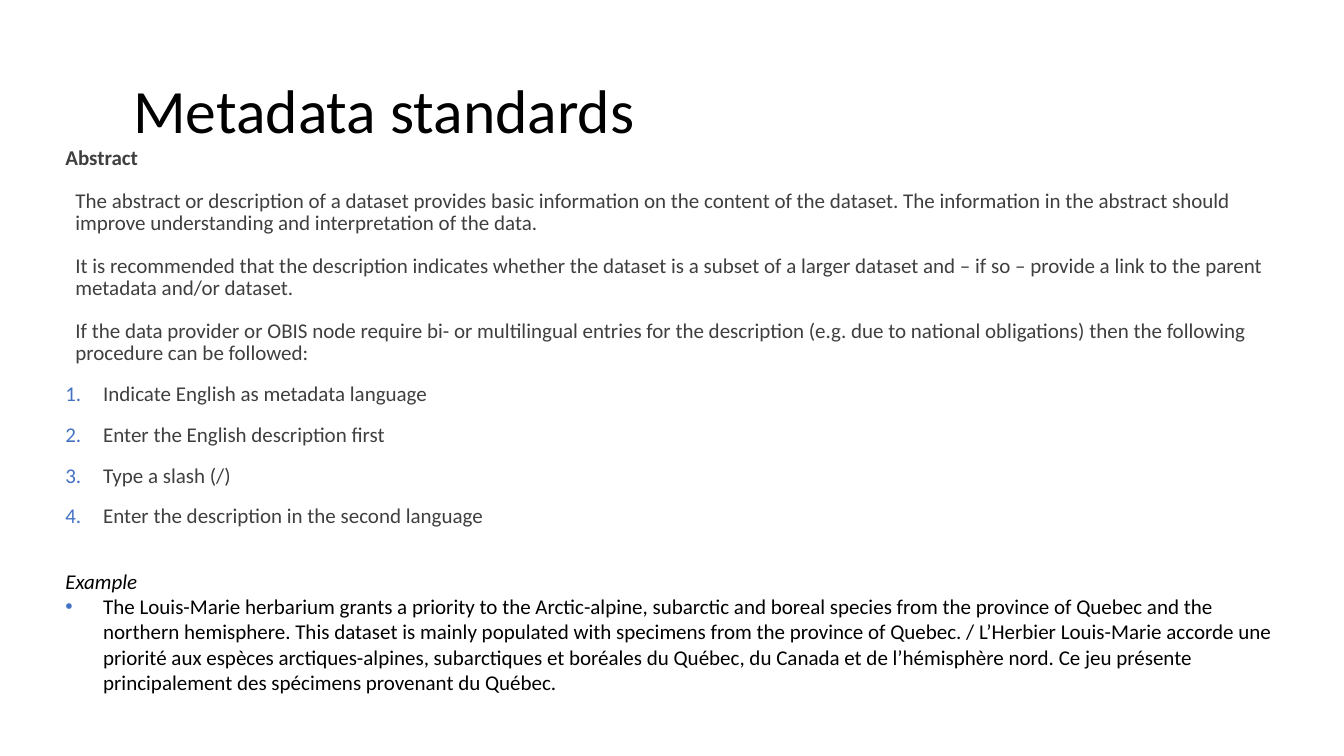
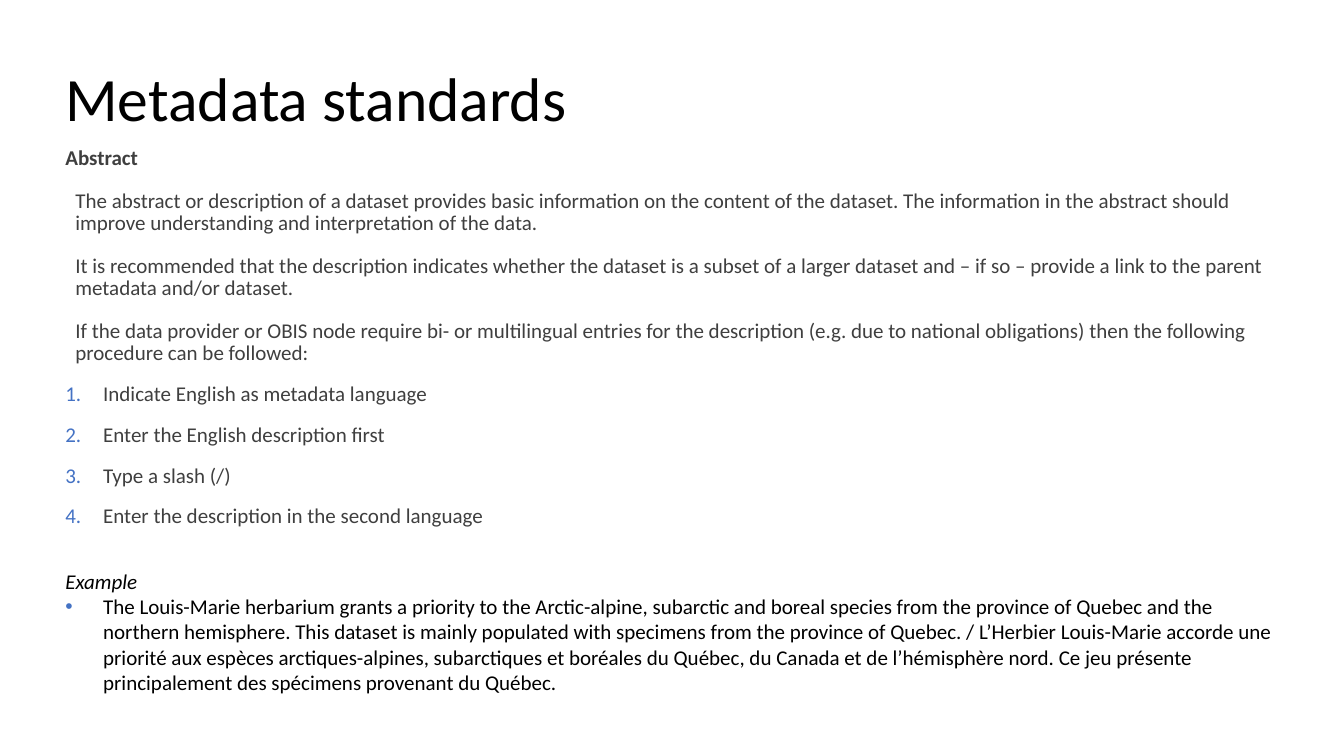
Before and after one commit to ocean-tracking-network/obis-workshop, a slide deck: slide 5 of 04 -EML standards.pptx. Drawn at 1344x756 pixels with LibreOffice and Linux fonts; fonts in the diff are those of the drawing; background and template pictures are left out. Boxes give left, top, right and bottom in pixels: in the first picture for what was removed or moved away, otherwise in the second. Text is boxed around its words. In the diff, an @@ line names an element or a change of style, - is before the commit and + after.

```diff
--- a/04 -EML standards.pptx
+++ b/04 -EML standards.pptx
@@ title "Metadata standards": place and size @@
-title "Metadata standards" at (133, 90, 634, 134)
+title "Metadata standards" at (65, 78, 566, 122)
```
Also in this commit, not shown: 3 other slides changed.
